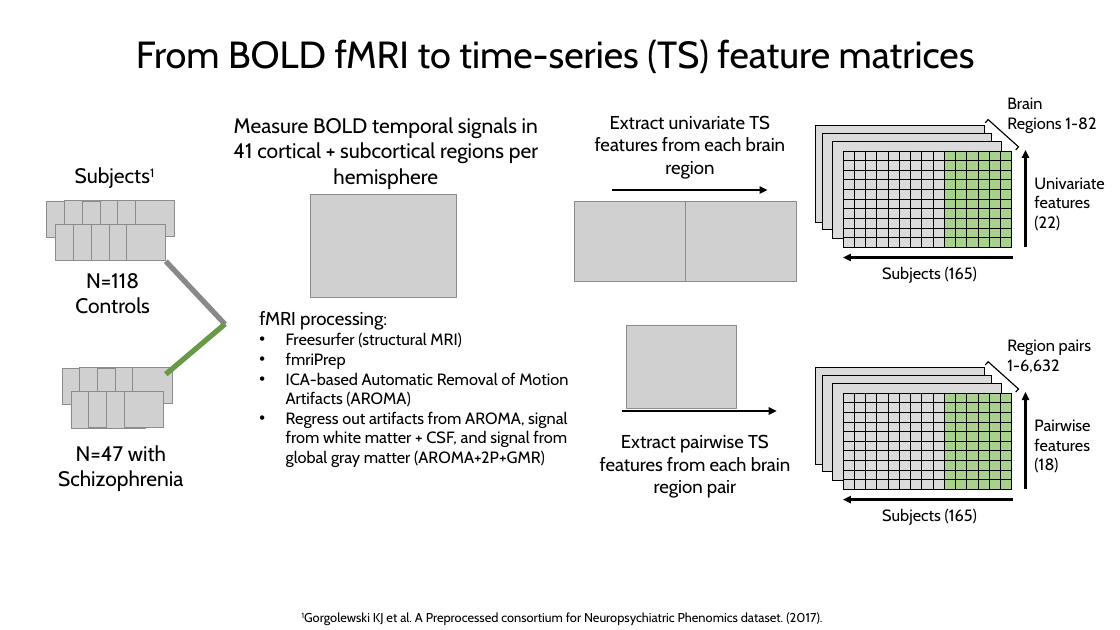
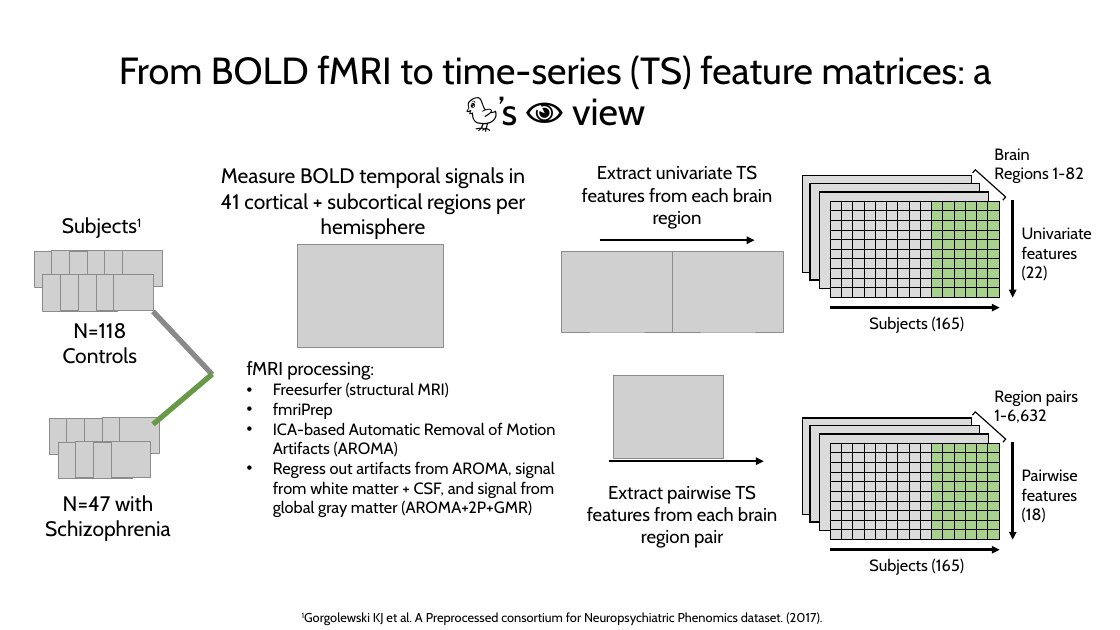
Before and after one commit to anniegbryant/CNS_2022, a slide deck: slide 6 of schizophrenia_classification_workshop/Workshop_Talk.pptx. Drawn at 1120x630 pixels with LibreOffice and Linux fonts; fonts in the diff are those of the drawing; grey boxes stand for pictures. Boxes give left, top, right and bottom in pixels: in the first picture for what was removed or moved away, otherwise in the second. Text is boxed around its words. In the diff, an @@ line names an element or a change of style, - is before the commit and + after.

```diff
--- a/schizophrenia_classification_workshop/Workshop_Talk.pptx
+++ b/schizophrenia_classification_workshop/Workshop_Talk.pptx
@@ title at [119, 55, 991, 126]: text changed @@
-From BOLD fMRI to time-series (TS) feature matrices
+From BOLD fMRI to time-series (TS) feature matrices: a 🐤’s 👁 view
@@ 9 pictures, 4 texts, 2 right brackets: place and size @@
-9 pictures, 4 texts, 2 right brackets at [55, 115, 1019, 491]
+9 pictures, 4 texts, 2 right brackets at [43, 165, 1006, 541]
@@ 15 pictures, 9 texts, 6 rectangles, 6 arrows, 2 tables, 2 lines: place and size @@
-15 pictures, 9 texts, 6 rectangles, 6 arrows, 2 tables, 2 lines at [47, 97, 1104, 525]
+15 pictures, 9 texts, 6 rectangles, 6 arrows, 2 tables, 2 lines at [34, 148, 1092, 575]
```
Also in this commit, not shown: 6 other slides changed, 4 slides added, 3 slides removed, 8 other files.
